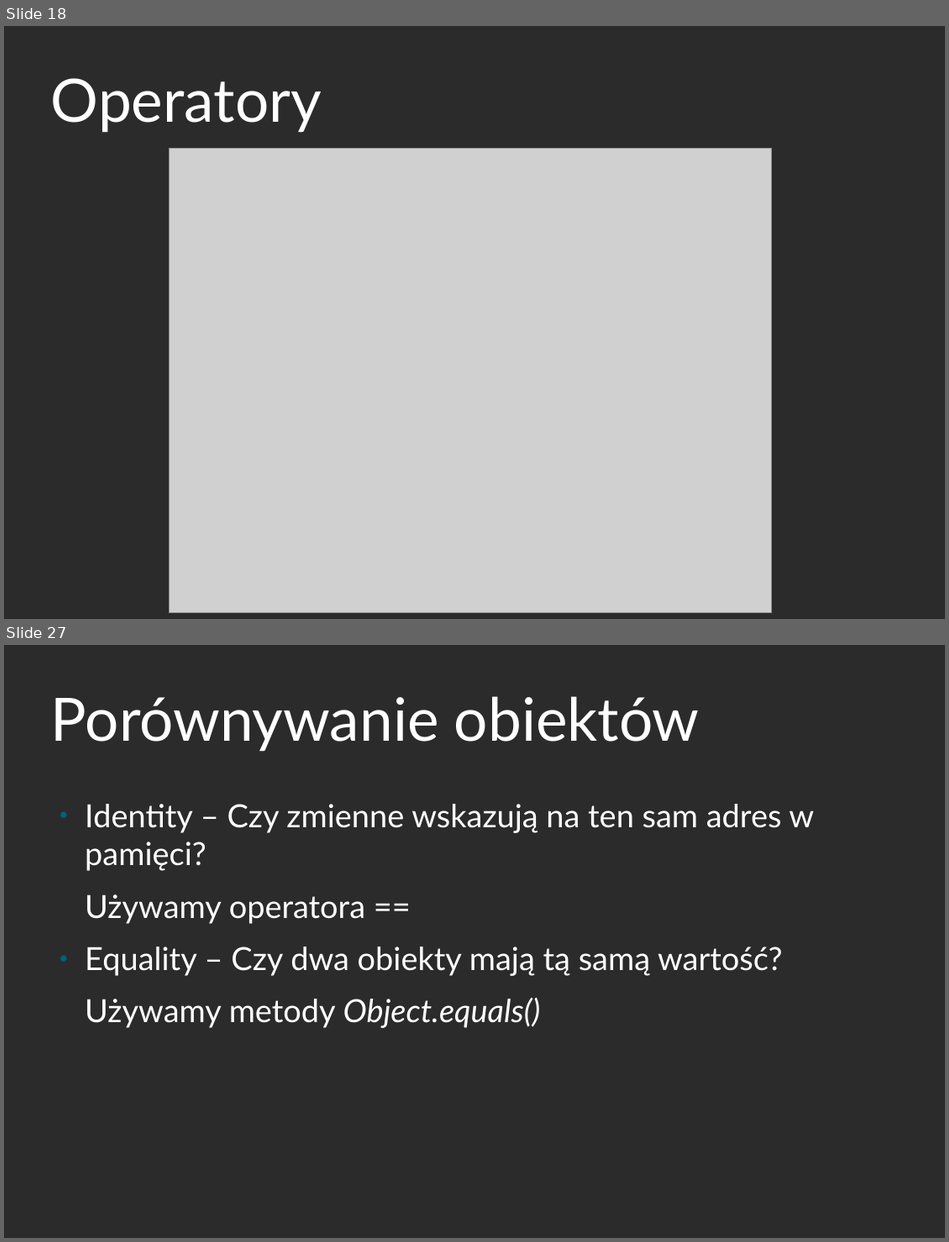
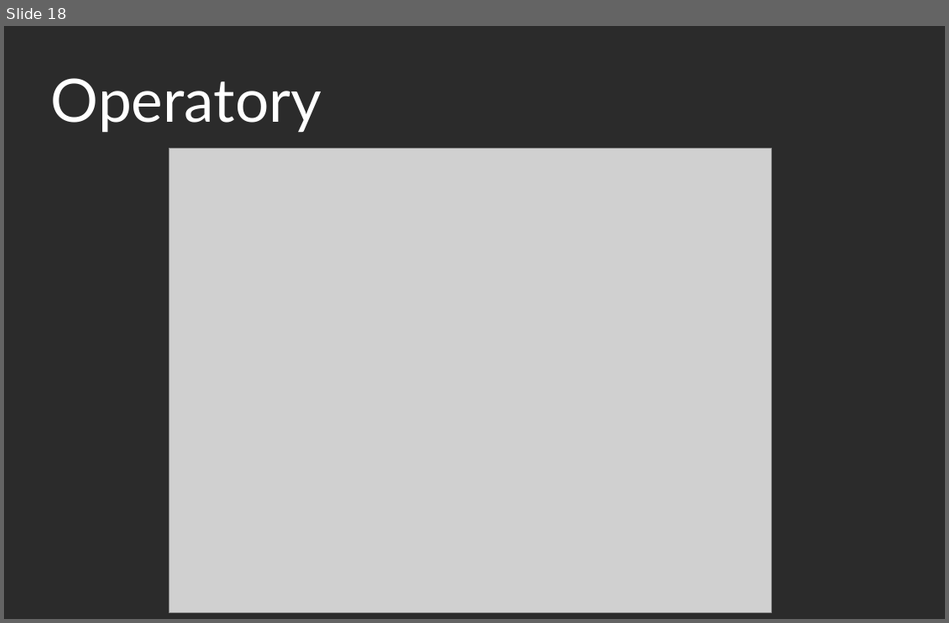
Before and after one commit to mdzidko/java-kurs, a slide deck: prezentacje/java_1.odp. Shown one above the other, each under a label of ours: slides 18 and 27 before the commit, slide 18 after it; the slides between them are not shown. The pictures are 949x1242 and 949x623 pixels, drawn with LibreOffice and Linux fonts; fonts in the diff are those of the drawing; grey boxes stand for pictures; background and template pictures are left out; a plain dark background stands for a picture behind light text. Boxes give left, top, right and bottom in pixels: in the first picture for what was removed or moved away, otherwise in the second. Text is boxed around its words. In the diff, an @@ line names an element or a change of style, - is before the commit and + after.

```diff
--- a/prezentacje/java_1.odp
+++ b/prezentacje/java_1.odp
@@ slide 27 removed at (x1=4, y1=645, x2=945, y2=1238), background picture (left out) @@
@@ title removed at (x1=51, y1=696, x2=700, y2=752) @@
-Porównywanie obiektów
@@ text removed at (x1=85, y1=804, x2=814, y2=1028) @@
-● Identity – Czy zmienne wskazują na ten sam adres w pamięci?
-Używamy operatora ==
-● Equality – Czy dwa obiekty mają tą samą wartość?
-Używamy metody Object.equals()
```
Also in this commit, not shown: 3 slides changed, 4 slides added, 5 other slides removed, 2 other files.
